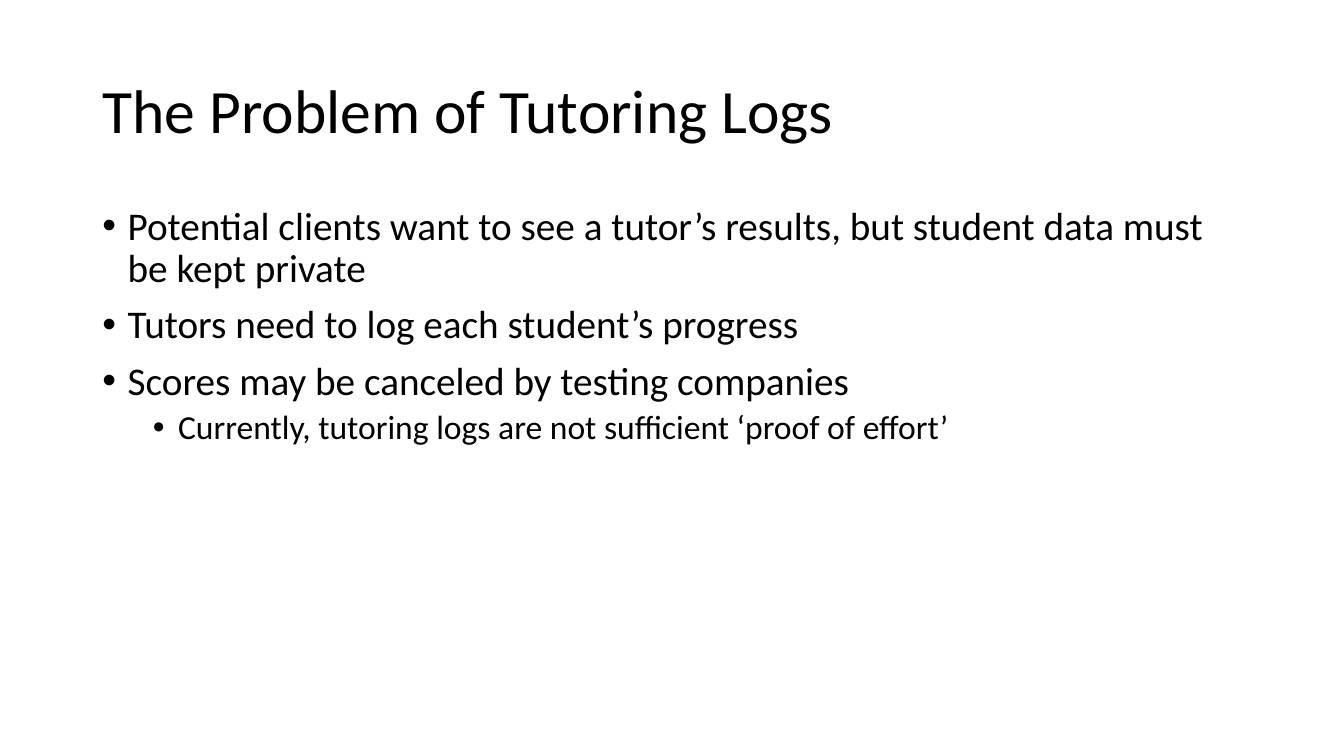
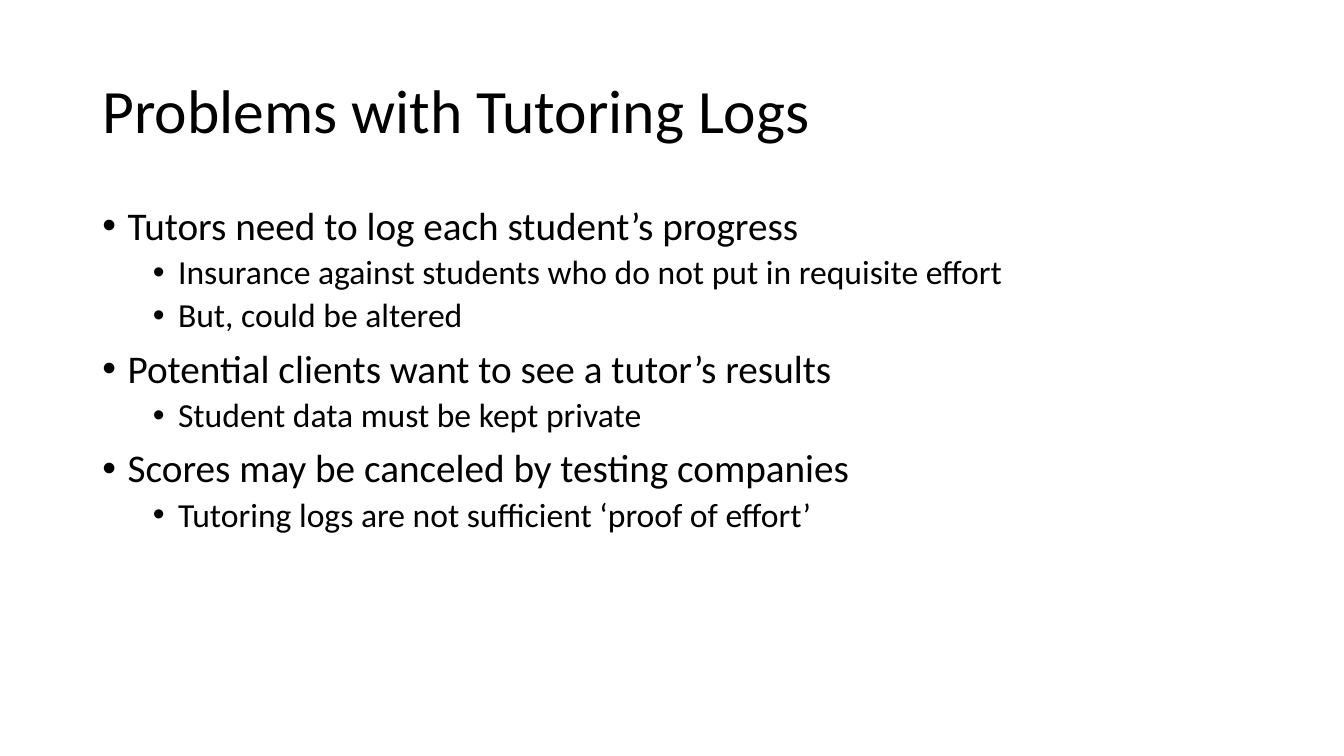
Before and after one commit to moniquedargis/studentportfolio, a slide deck: slide 2 of seis785_blockchain/PrepChain - SEIS 785 Final Project.pptx. Drawn at 1344x756 pixels with LibreOffice and Linux fonts; fonts in the diff are those of the drawing. Boxes give left, top, right and bottom in pixels: in the first picture for what was removed or moved away, otherwise in the second. Text is boxed around its words. In the diff, an @@ line names an element or a change of style, - is before the commit and + after.

```diff
--- a/seis785_blockchain/PrepChain - SEIS 785 Final Project.pptx
+++ b/seis785_blockchain/PrepChain - SEIS 785 Final Project.pptx
@@ title at (102, 90, 809, 144): text changed @@
-The Problem of Tutoring Logs
+Problems with Tutoring Logs
@@ text at (128, 212, 1203, 289): paragraph removed @@
-• Potential clients want to see a tutor’s results, but student data must be kept private
@@ text at (128, 260, 1002, 433): paragraphs added @@
+  • Insurance against students who do not put in requisite effort
+  • But, could be altered
+• Potential clients want to see a tutor’s results
+  • Student data must be kept private
@@ text at (178, 503, 812, 533): text changed @@
-  • Currently, tutoring logs are not sufficient ‘proof of effort’
+  • Tutoring logs are not sufficient ‘proof of effort’
```
Also in this commit, not shown: 1 other slide changed.
